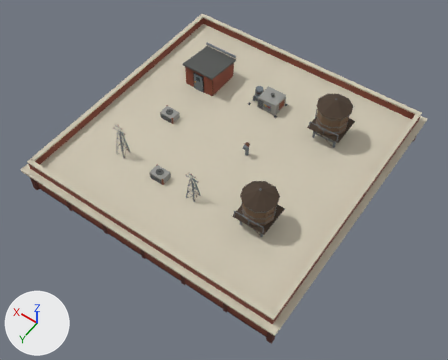
The glTF model assets/models/buildings/tw_brick_24_crown.glb: old version first, new version second.
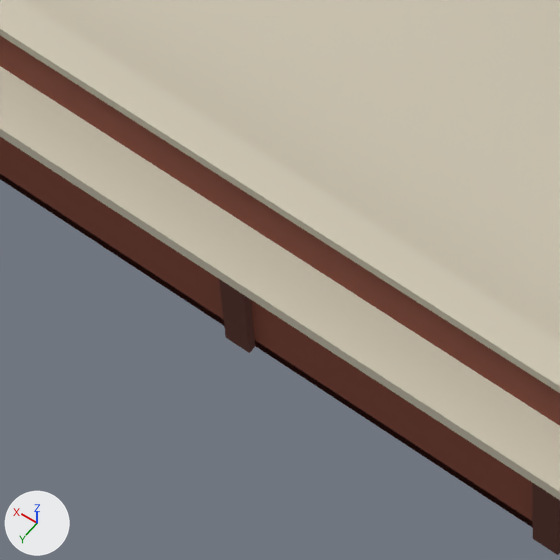
There are two pictures of each version: one whole from a camera (50 mm lens) standing at (-20.15, 29.23, 42.88) and looking at (-1.23, 2.74, 1.27), one close up on the part from 34% to 51% of the width and 66% to 87% of the height. The axes (+X, +Y, +Z) are drawn at lower left. The lights are the same throughout. The last two pictures show the newer version. Objects named as collision shapes, trigger or cutter boxes, shadow casters or lower levels of detail are left out. Vertices at exactly the same position are counted once.

Script lines for the objects in view, before the commit:
```python
me_tw_brick_24_crown = bpy.data.meshes.new('tw_brick_24_crown')
me_tw_brick_24_crown.from_pydata(...)  # 2508 vertices, 3932 faces; spans x -12.6..12.6, y -12.6..12.6, z 0.0..7.1
# faces by material slot: [2736, 288, 908]
me_tw_brick_24_crown.materials.append(mat_palette)  # picture img_palette
me_tw_brick_24_crown.materials.append(mat_palette_b)  # picture img_palette_b
me_tw_brick_24_crown.materials.append(mat_palette_c)  # picture img_palette_c
ob_tw_brick_24_crown = bpy.data.objects.new('tw_brick_24_crown', me_tw_brick_24_crown)
ob_tw_brick_24_crown.location = (0.0, 0.0, 0.0)
```
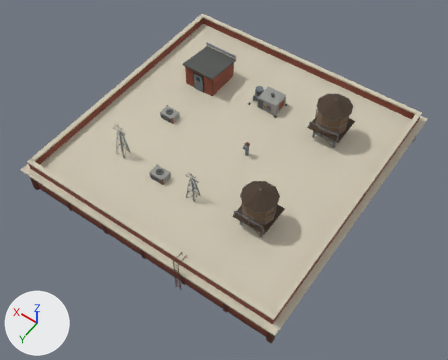
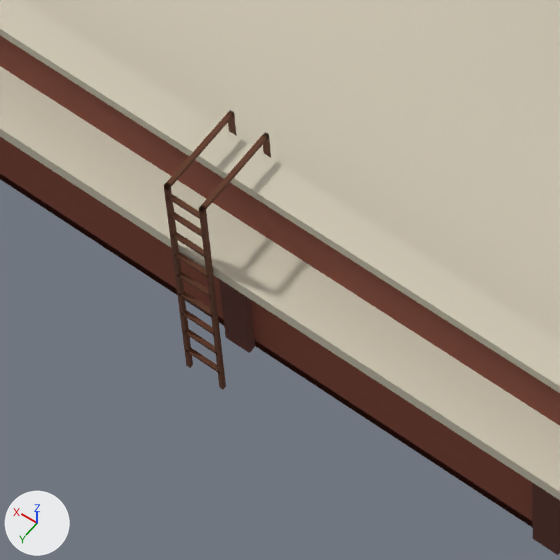
Location of each change, [x1, y1, x2, y2] in pixels of the close-ups (560 x 560 px):
part 1 of me_tw_brick_24_crown, added: after [262, 132, 271, 158]
part 2 of me_tw_brick_24_crown, added: after [227, 110, 236, 135]
part 3 of me_tw_brick_24_crown, added: after [186, 348, 220, 374]
part 4 of me_tw_brick_24_crown, added: after [184, 329, 217, 354]
part 5 of me_tw_brick_24_crown, added: after [181, 310, 215, 336]
part 6 of me_tw_brick_24_crown, added: after [179, 291, 212, 316]
part 7 of me_tw_brick_24_crown, added: after [177, 272, 211, 298]
part 8 of me_tw_brick_24_crown, added: after [176, 252, 207, 277]
part 9 of me_tw_brick_24_crown, added: after [174, 232, 204, 257]
part 10 of me_tw_brick_24_crown, added: after [169, 212, 204, 237]
part 11 of me_tw_brick_24_crown, added: after [167, 194, 201, 220]
part 12 of me_tw_brick_24_crown, added: after [199, 133, 269, 389]
part 13 of me_tw_brick_24_crown, added: after [164, 112, 234, 368]

The change in detail:
me_tw_brick_24_crown is used by ob_tw_brick_24_crown; location (0.0, 0.0, 0.0).
me_tw_brick_24_crown had 2508 vertices, 3932 faces and spanned x -12.6..12.6, y -12.6..12.6, z 0.0..7.1.
me_tw_brick_24_crown now has 2640 vertices, 4136 faces and spans x -12.6..12.6, y -12.6..12.6, z 0.0..7.1.
me_tw_brick_24_crown part 1: a new loose piece, a box spanning x -4.245..-4.195, y 11.58..11.63, z 2.4..3.82, in mat_palette_c (picture img_palette_c).
me_tw_brick_24_crown part 2: a new loose piece, a box spanning x -3.805..-3.755, y 11.58..11.63, z 2.4..3.82, in mat_palette_c (picture img_palette_c).
me_tw_brick_24_crown part 3: a new loose piece, a box spanning x -4.22..-3.78, y 12.6..12.65, z 0.45..0.49, in mat_palette_c (picture img_palette_c).
me_tw_brick_24_crown part 4: a new loose piece, a box spanning x -4.22..-3.78, y 12.6..12.65, z 0.85..0.89, in mat_palette_c (picture img_palette_c).
me_tw_brick_24_crown part 5: a new loose piece, a box spanning x -4.22..-3.78, y 12.6..12.65, z 1.25..1.29, in mat_palette_c (picture img_palette_c).
me_tw_brick_24_crown part 6: a new loose piece, a box spanning x -4.22..-3.78, y 12.6..12.65, z 1.65..1.69, in mat_palette_c (picture img_palette_c).
me_tw_brick_24_crown part 7: a new loose piece, a box spanning x -4.22..-3.78, y 12.6..12.65, z 2.05..2.09, in mat_palette_c (picture img_palette_c).
me_tw_brick_24_crown part 8: a new loose piece, a box spanning x -4.22..-3.78, y 12.6..12.65, z 2.45..2.49, in mat_palette_c (picture img_palette_c).
me_tw_brick_24_crown part 9: a new loose piece, a box spanning x -4.22..-3.78, y 12.6..12.65, z 2.85..2.89, in mat_palette_c (picture img_palette_c).
me_tw_brick_24_crown part 10: a new loose piece, a box spanning x -4.22..-3.78, y 12.6..12.65, z 3.25..3.29, in mat_palette_c (picture img_palette_c).
me_tw_brick_24_crown part 11: a new loose piece, a box spanning x -4.22..-3.78, y 12.6..12.65, z 3.6..3.64, in mat_palette_c (picture img_palette_c).
me_tw_brick_24_crown part 12: a new loose piece of 14 vertices spanning x -4.2, y 11.6..12.6, z 0.1..3.8, in mat_palette_c (picture img_palette_c).
me_tw_brick_24_crown part 13: a new loose piece of 14 vertices spanning x -3.8, y 11.6..12.6, z 0.1..3.8, in mat_palette_c (picture img_palette_c).
Other edits to the shape of me_tw_brick_24_crown do not show in these pictures.
